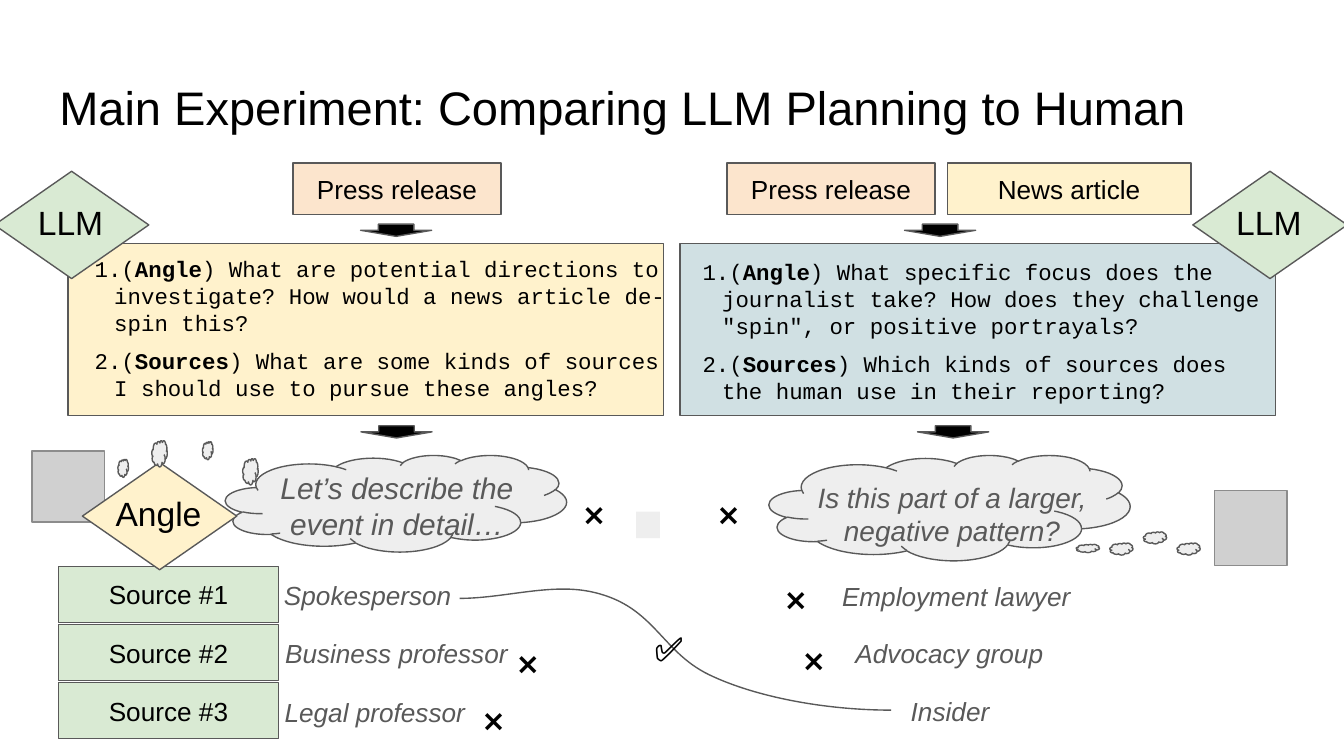
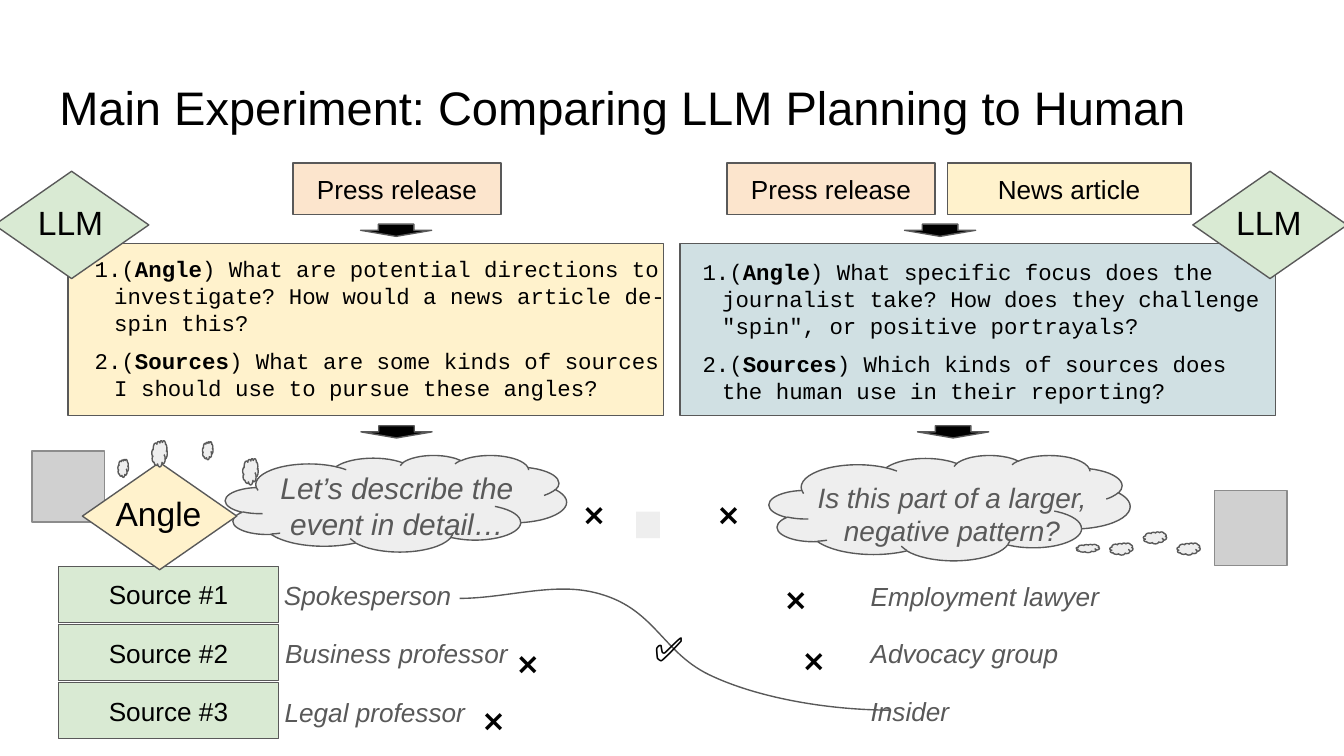
Before and after one commit to jonmay/USC-CS662, a slide deck: slide 56 of assets/files/discourse.pptx (slide 46 before the commit). Drawn at 1344x756 pixels with LibreOffice and Linux fonts; fonts in the diff are those of the drawing; grey boxes stand for pictures. Boxes give left, top, right and bottom in pixels: in the first picture for what was removed or moved away, otherwise in the second. Text is boxed around its words. In the diff, an @@ line names an element or a change of style, - is before the commit and + after.

```diff
--- a/assets/files/discourse.pptx
+++ b/assets/files/discourse.pptx
@@ 3 texts: place and size @@
-3 texts at box(842, 587, 1071, 722)
+3 texts at box(871, 587, 1099, 722)
@@ alignment centre to left in 3 elements at box(871, 587, 1099, 612), box(871, 644, 1058, 669), box(871, 702, 950, 722) @@
```
Also in this commit, not shown: 28 other slides changed, 11 slides added, 1 slide removed.
